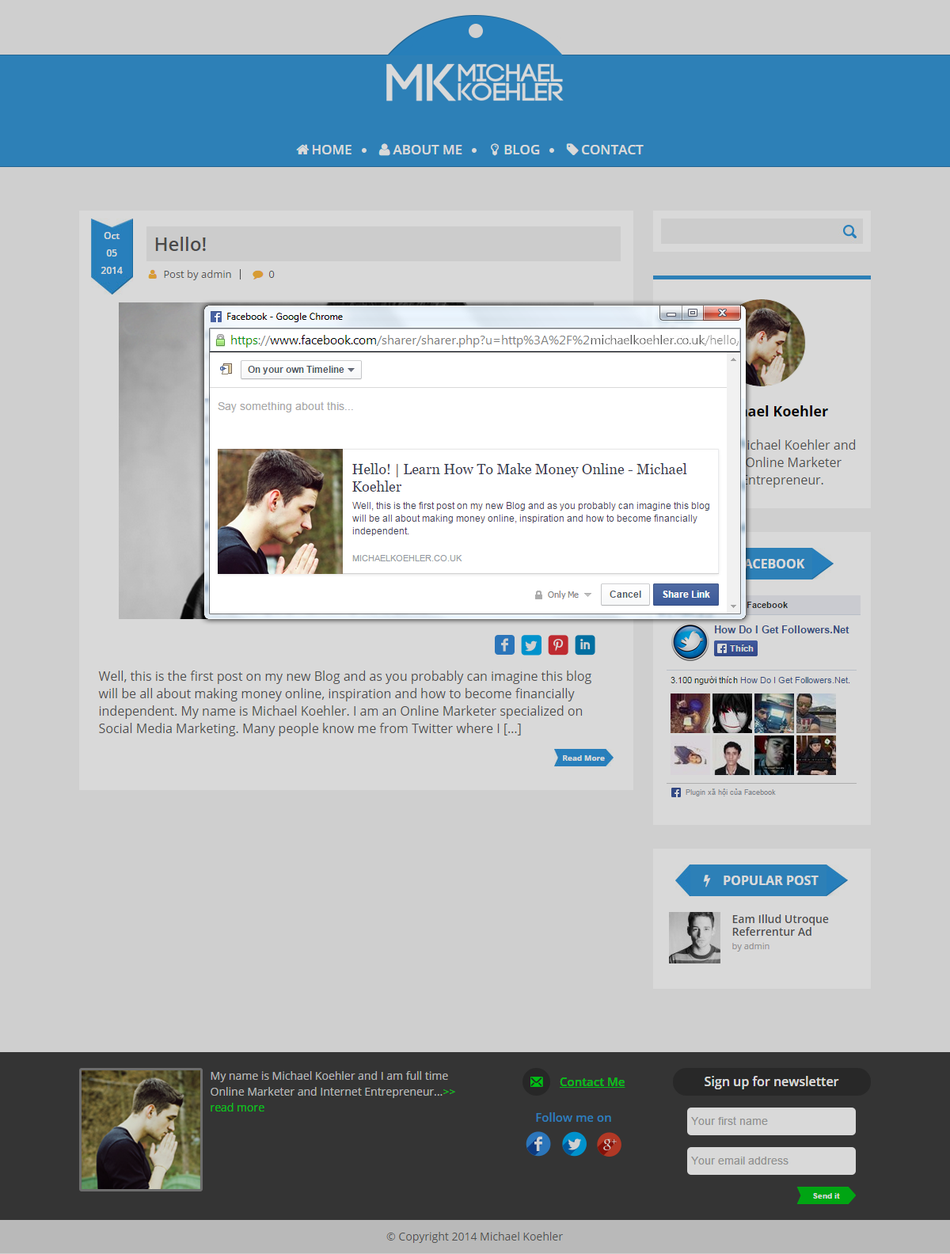
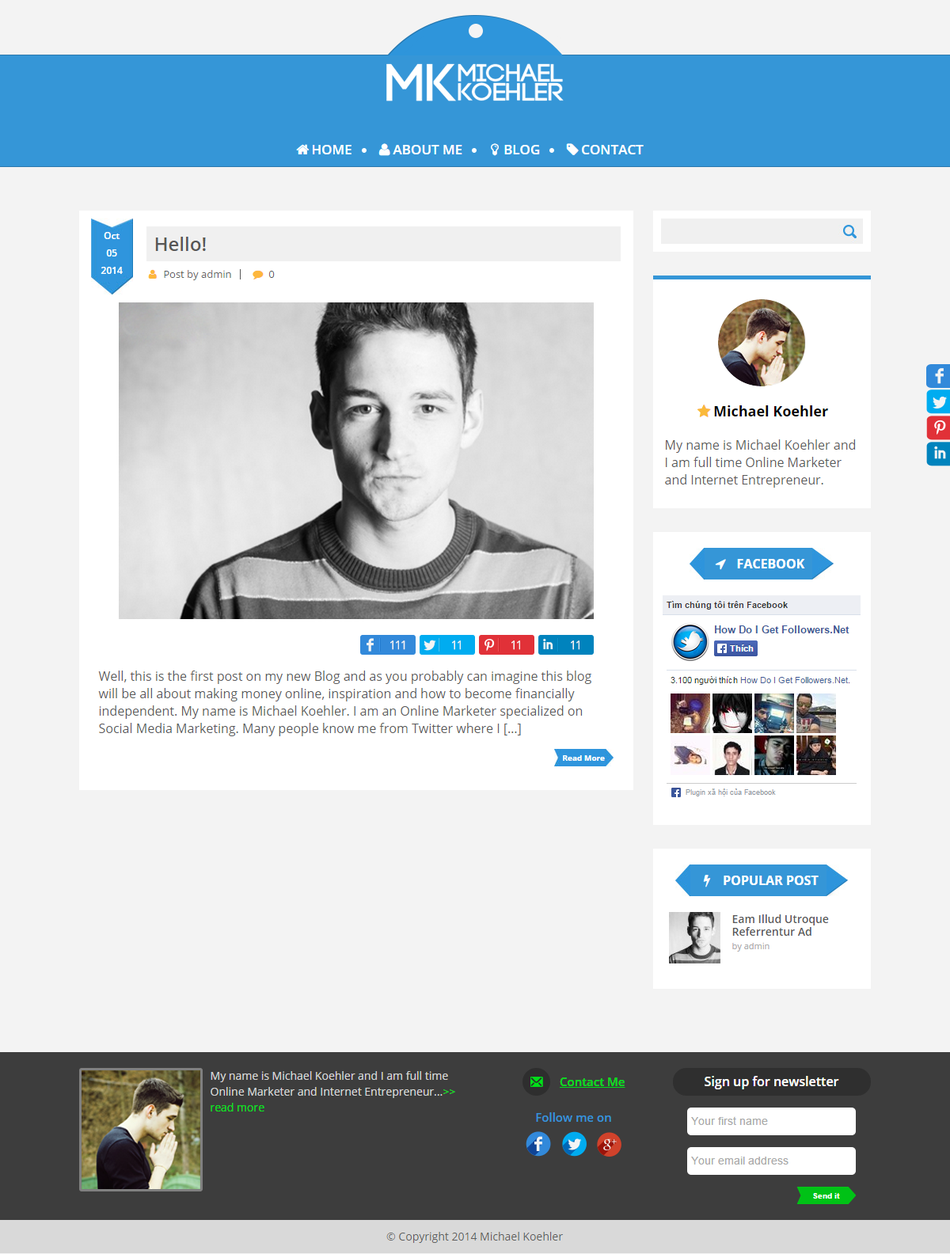
Before/after of a w=950, h=1254 layered artwork. What changed in the layer stack:
added group "button social" (1st of 2) with 20 layers above "face share" over [left=360, top=634, right=594, bottom=655]
added group "intergr" (1st of 2, in "button social") with 4 layers in group "button social" over [left=538, top=634, right=594, bottom=655]
added group "Print" (1st of 2, in "button social") with 4 layers in group "button social" over [left=478, top=634, right=535, bottom=655]
added layer "Rounded Rectangle 4" in group "Print" over [left=478, top=634, right=535, bottom=655]
added group "Twiter" (1st of 2, in "button social") with 4 layers in group "button social" over [left=419, top=634, right=476, bottom=655]
added layer "Rounded Rectangle 3" in group "Twiter" over [left=419, top=634, right=476, bottom=655]
hid group "face share" (4 layers) over [left=204, top=305, right=746, bottom=620]
hid "Layer 9" over [left=0, top=0, right=950, bottom=1254]
painted on "Shape 7 copy" (2nd of 2, in "button social" › "intergr") over [left=580, top=445, right=947, bottom=650]
painted on "Shape 1 copy" (1st of 4, in "button social" › "intergr") over [left=574, top=441, right=950, bottom=656]
painted on "Pinterest Icon" (2nd of 2, in "button social" › "Print") over [left=553, top=420, right=947, bottom=652]
painted on "Shape 1 copy" (2nd of 4, in "button social" › "Print") over [left=547, top=415, right=950, bottom=656]
painted on "Shape 164" (2nd of 2, in "button social" › "Twiter") over [left=524, top=396, right=947, bottom=652]
painted on "Shape 1 copy" (3rd of 4, in "button social" › "Twiter") over [left=520, top=389, right=950, bottom=656]
painted on "Shape 8" (2nd of 2, in "button social" › "face") over [left=501, top=368, right=944, bottom=652]
painted on "Shape 1 copy" (4th of 4, in "button social" › "face") over [left=494, top=364, right=950, bottom=655]
…and 15 more changes (15 added)
